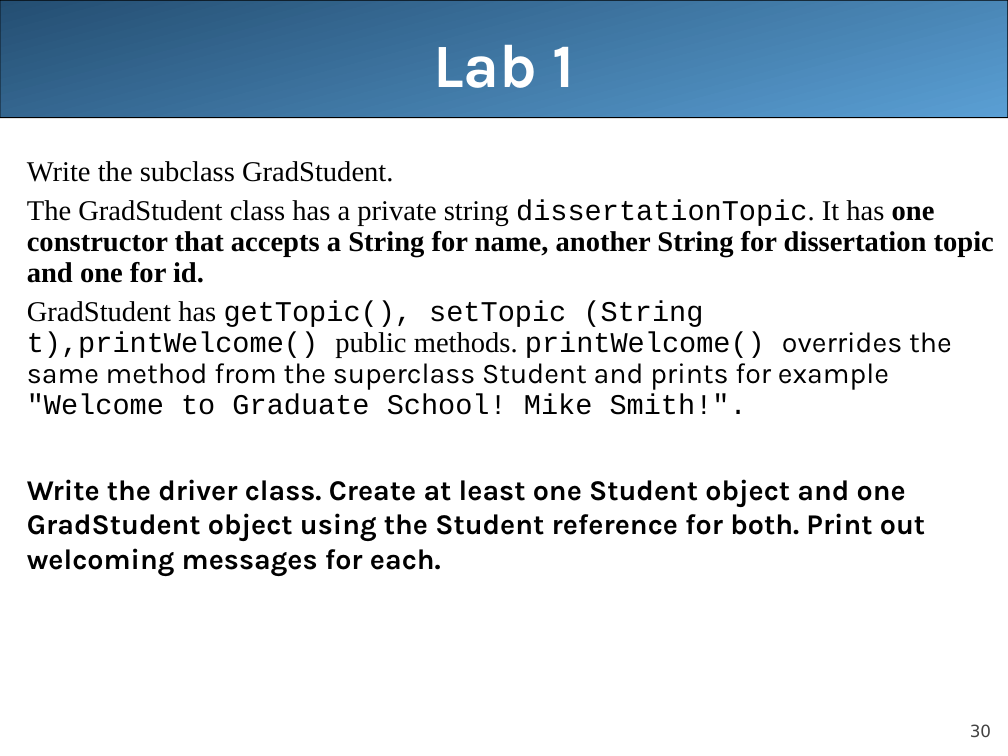
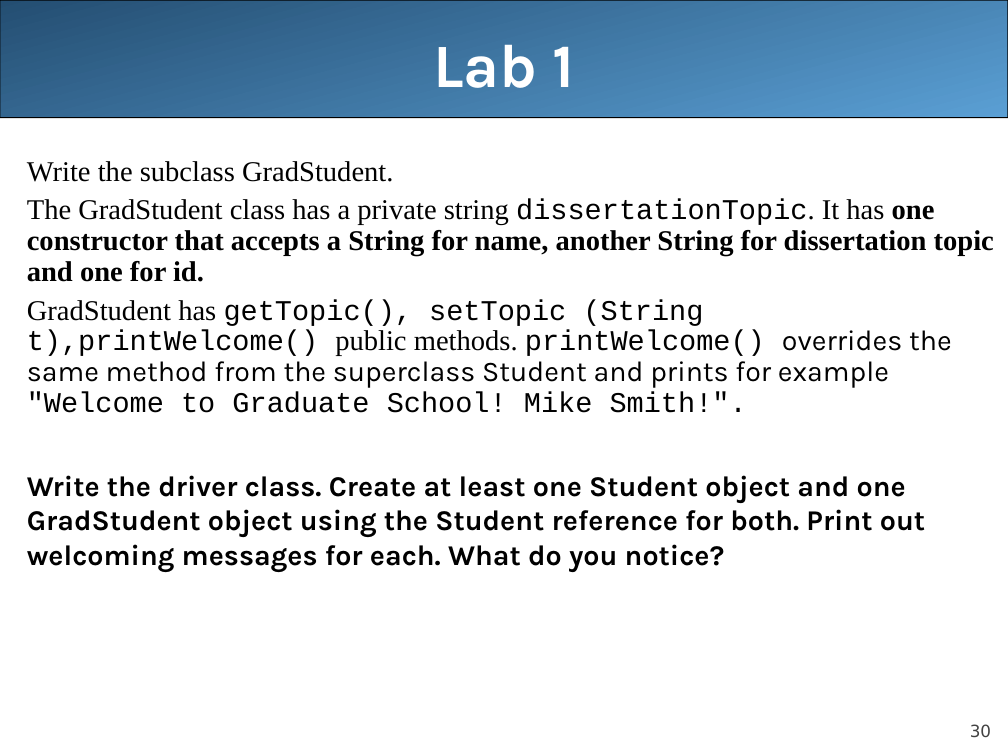
Before and after one commit to LongBaoNguyen/longbaonguyen.github.io, a slide deck: slide 30 of courses/apcsa/lecture21.ppt. Drawn at 1008x756 pixels with LibreOffice and Linux fonts; fonts in the diff are those of the drawing. Boxes give left, top, right and bottom in pixels: in the first picture for what was removed or moved away, otherwise in the second. Text is boxed around its words. In the diff, an @@ line names an element or a change of style, - is before the commit and + after.

```diff
--- a/courses/apcsa/lecture21.ppt
+++ b/courses/apcsa/lecture21.ppt
@@ text at (27,475,925,572): text changed @@
-Write the driver class. Create at least one Student object and one GradStudent object using the Student reference for both. Print out welcoming messages for each.
+Write the driver class. Create at least one Student object and one GradStudent object using the Student reference for both. Print out welcoming messages for each. What do you notice?
```
Also in this commit, not shown: 6 other files.
